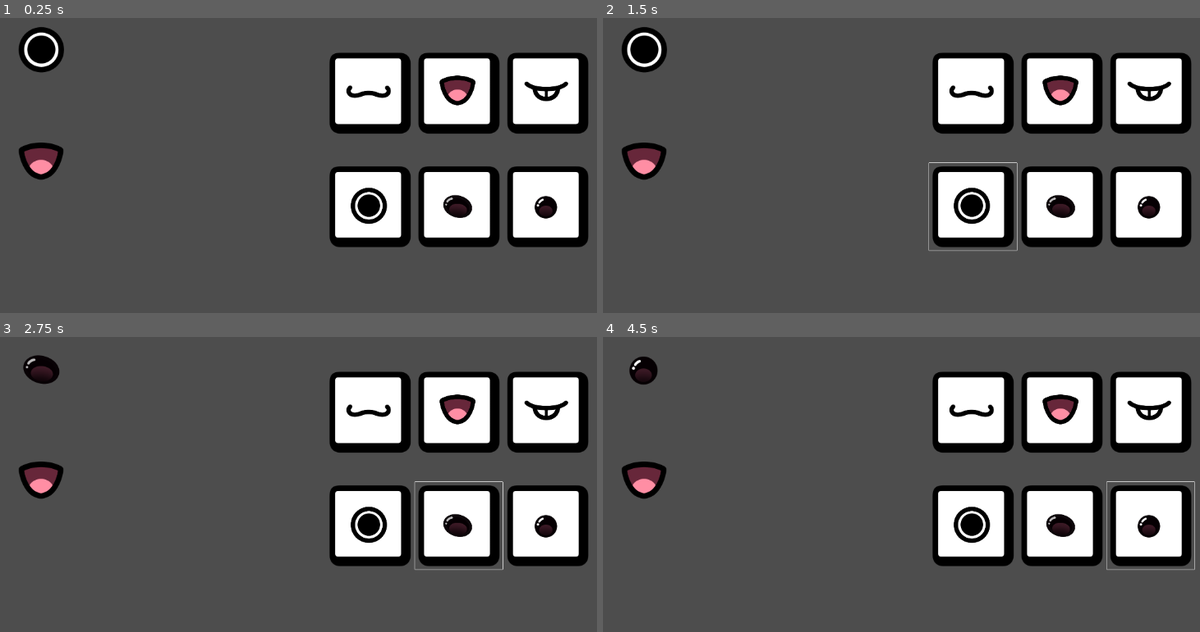
Above: before the commit, frames 1-4 (two rows, left to right).
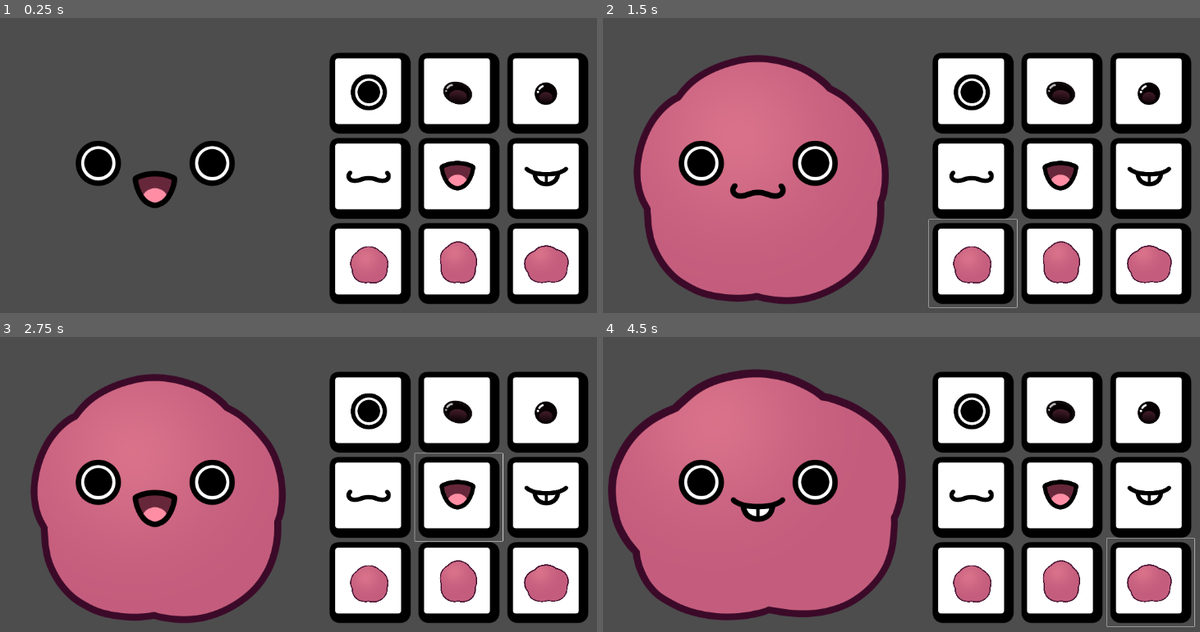
Above: after the commit, the same moments.

Repository: MoaOrLess/FloofMaker
Game: Godot game, scene res://SCENES/learning_1.tscn
The game is run twice, just before and just after one commit, with the same random seed, the same clock (stepped at 60 frames per second) and the same inputs. This scene is started directly instead of the project's main scene.
Inputs (mouse positions are in pixels of both pictures, inside the frame that each line leads up to):
- Up to frame 1 (0.25 s): no input
- Up to frame 2 (1.5 s): click (973, 206) at 0.52 s; click (973, 262) at 1.27 s
- Up to frame 3 (2.75 s): click (459, 525) at 2.02 s
- Up to frame 4 (4.5 s): click (1062, 581) at 2.77 s; click (1152, 525) at 3.52 s; click (1152, 581) at 4.27 s

The runs differ from the first frame. In frame 1, 22% of the frame differs, in the area x 3-99%, y 3-97%; in frame 2, 48%; in frame 3, 48%; in frame 4, 52%, in the area x 0-100%, y 6-99%.

Commit message:
Sprites now how a Z Index to be rendered right, and spawn in better positions

Diff:
--- a/SCENES/learning_1b.gd
+++ b/SCENES/learning_1b.gd
@@ -1,6 +1,6 @@
 extends Node2D
 
-
+#ART
 @onready var EYE_STARE = preload("res://ART/Eye Stare.png")
 @onready var EYE_ROUND = preload("res://ART/Eye Round.png")
 @onready var EYE_CLASSIC = preload("res://ART/Eye Classic.png")
@@ -9,44 +9,72 @@
 @onready var MOUTH_TOOF = preload("res://ART/Mouth Toof.png")
 @onready var MOUTH_TREE = preload("res://ART/Mouth Tree.png")
 
+@onready var BODY_CLASSIC = preload("res://ART/Body Classic.png")
+@onready var BODY_TOLL = preload("res://ART/Body Toll.png")
+@onready var BODY_WIDE = preload("res://ART/Body Wide.png")
+
+
 @onready var BUTTON_A = preload("res://ART/Button A.png")
 @onready var BUTTON_OFF = preload("res://ART/Button Off.png")
 @onready var BUTTON_ON = preload("res://ART/Button On.png")
 
 var current_sprite_eye: Sprite2D = null
+var current_sprite_eye_L: Sprite2D = null
 var current_sprite_mouth: Sprite2D = null
+var current_sprite_body: Sprite2D = null
+
 var texture_item: TextureRect
 signal click
 
 
 func _ready() -> void:
+
+	spawn_button_body()
 	spawn_button_eye()
 	spawn_button_mouth()
+
+	spawn_texture_mouth(BODY_CLASSIC)
 	spawn_texture_eye(EYE_STARE)
 	spawn_texture_mouth(MOUTH_KIRBY)
 
 
-
 func _process(delta: float) -> void:
 	pass
+
 
 func spawn_texture_eye(text_eye):
 	#Remove sprite if it exists
 	if current_sprite_eye != null:
 		remove_child(current_sprite_eye)
 		current_sprite_eye.queue_free()
+	if current_sprite_eye_L != null:
+		remove_child(current_sprite_eye_L)
+		current_sprite_eye_L.queue_free()
 
 	#Make a new sprite
 	var sprite_inst_eye = Sprite2D.new()
 	add_child(sprite_inst_eye)
 
+
 	#spirte_inst.set_texture(EYE_STARE)
 	sprite_inst_eye.texture = text_eye
+	sprite_inst_eye.z_index = 2
 	sprite_inst_eye.scale = Vector2(0.5,0.5)
-	sprite_inst_eye.position = Vector2(100,100)
+	sprite_inst_eye.position = Vector2(400,300)
+
+	var sprite_inst_eye_L = Sprite2D.new()
+	add_child(sprite_inst_eye_L)
+
+	sprite_inst_eye_L .texture = text_eye
+	sprite_inst_eye_L .z_index = 2
+	sprite_inst_eye_L .scale = Vector2(0.5,0.5)
+	sprite_inst_eye_L .flip_h = true
+	sprite_inst_eye_L .position = Vector2(200,300)
 
 	#Store new sprite
 	current_sprite_eye = sprite_inst_eye
+	current_sprite_eye_L = sprite_inst_eye_L
+
 
 func spawn_texture_mouth(text_mouth):
 	#Remove sprite if it exists
@@ -60,11 +88,31 @@
 
 	#spirte_inst.set_texture(EYE_STARE)
 	sprite_inst_mouth.texture = text_mouth
+	sprite_inst_mouth.z_index = 1
 	sprite_inst_mouth.scale = Vector2(0.5,0.5)
-	sprite_inst_mouth.position = Vector2(100,300)
+	sprite_inst_mouth.position = Vector2(300,350)
 
 	#Store new sprite
 	current_sprite_mouth = sprite_inst_mouth
+
+func spawn_texture_body(text_body):
+	#Remove sprite if it exists
+	if current_sprite_body != null:
+		remove_child(current_sprite_body)
+		current_sprite_body.queue_free()
+
+	#Make a new sprite
+	var sprite_inst_body = Sprite2D.new()
+	add_child(sprite_inst_body)
+
+	#spirte_inst.set_texture(EYE_STARE)
+	sprite_inst_body.texture = text_body
+	sprite_inst_body.z_index = 0
+	sprite_inst_body.scale = Vector2(0.5,0.5)
+	sprite_inst_body.position = Vector2(300,300)
+
+	#Store new sprite
+	current_sprite_body = sprite_inst_body
 
 func spawn_button_eye():
 	#Makes Gridcontainer
@@ -72,7 +120,7 @@
 	add_child(grid_container)
 	grid_container.scale = Vector2(0.5,0.5)
 	grid_container.columns = 3
-	grid_container.position = Vector2(600,300)
+	grid_container.position = Vector2(600,100)
 
 
 	create_button_eye(grid_container, BUTTON_OFF, EYE_STARE)
@@ -84,10 +132,22 @@
 	add_child(grid_container)
 	grid_container.scale = Vector2(0.5,0.5)
 	grid_container.columns = 3
-	grid_container.position = Vector2(600,100)
+	grid_container.position = Vector2(600,250)
+
 	create_button_mouth(grid_container, BUTTON_OFF, MOUTH_TREE)
 	create_button_mouth(grid_container, BUTTON_OFF, MOUTH_KIRBY)
 	create_button_mouth(grid_container, BUTTON_OFF, MOUTH_TOOF)
+
+func spawn_button_body():
+	var grid_container = GridContainer.new()
+	add_child(grid_container)
+	grid_container.scale = Vector2(0.5,0.5)
+	grid_container.columns = 3
+	grid_container.position = Vector2(600,400)
+
+	create_button_body(grid_container, BUTTON_OFF, BODY_CLASSIC)
+	create_button_body(grid_container, BUTTON_OFF, BODY_TOLL)
+	create_button_body(grid_container, BUTTON_OFF, BODY_WIDE)
 
 func create_button_eye(parent, button_texture, eye_texture):
 	var button_inst_eye = Button.new()
@@ -125,6 +185,24 @@
 
 	button_inst_mouth.pressed.connect(button_is_pressed_mouth.bind(text_inst_mouth.texture))
 
+func create_button_body(parent, button_texture, body_texture):
+	var button_inst_body = Button.new()
+	parent.add_child(button_inst_body)
+	button_inst_body.flat = true
+	var text_inst_body = Sprite2D.new()
+
+
+	button_inst_body.icon = button_texture
+	button_inst_body.add_child(text_inst_body)
+	text_inst_body.texture = body_texture
+
+	var button_height = button_inst_body.icon.get_height()
+	var button_width = button_inst_body.icon.get_width()
+	text_inst_body.position = Vector2(button_width/2,button_height/2)
+	text_inst_body.scale = Vector2(0.15,0.15)
+
+	button_inst_body.pressed.connect(button_is_pressed_body.bind(text_inst_body.texture))
+
 func button_is_pressed_eye(texture):
 	spawn_texture_eye(texture)
 	print(str(texture))
@@ -134,3 +212,8 @@
 	spawn_texture_mouth(texture)
 	print(str(texture))
 	print('Button pressed, sprite updated')
+
+func button_is_pressed_body(texture):
+	spawn_texture_body(texture)
+	print(str(texture))
+	print('Button pressed, sprite updated')
